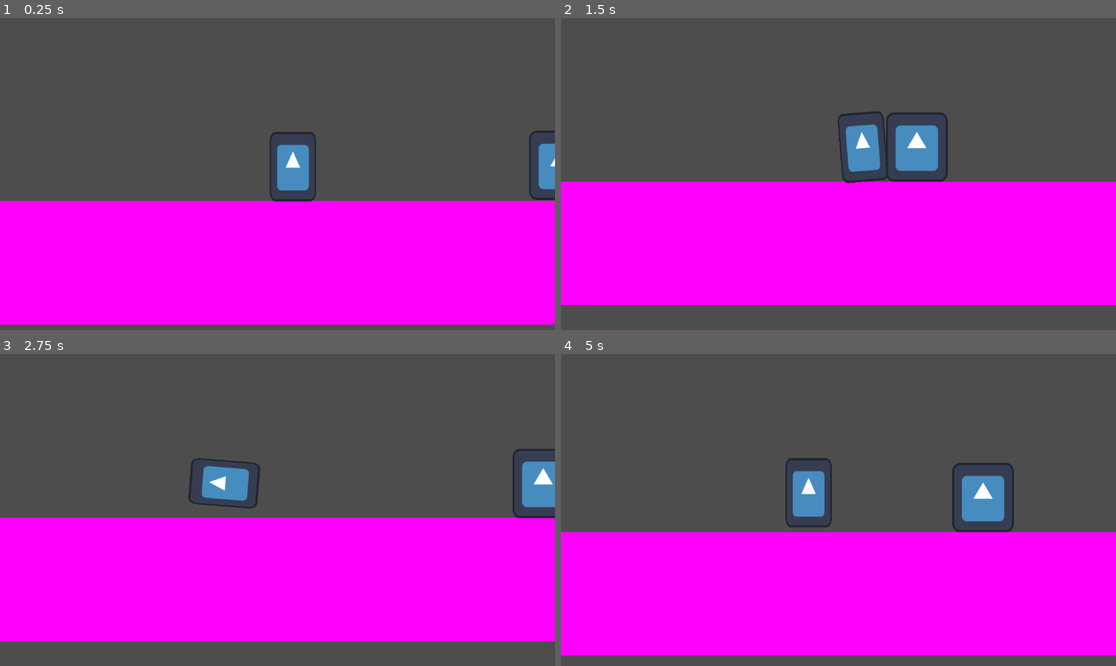
Above: before the commit, frames 1-4 (two rows, left to right).
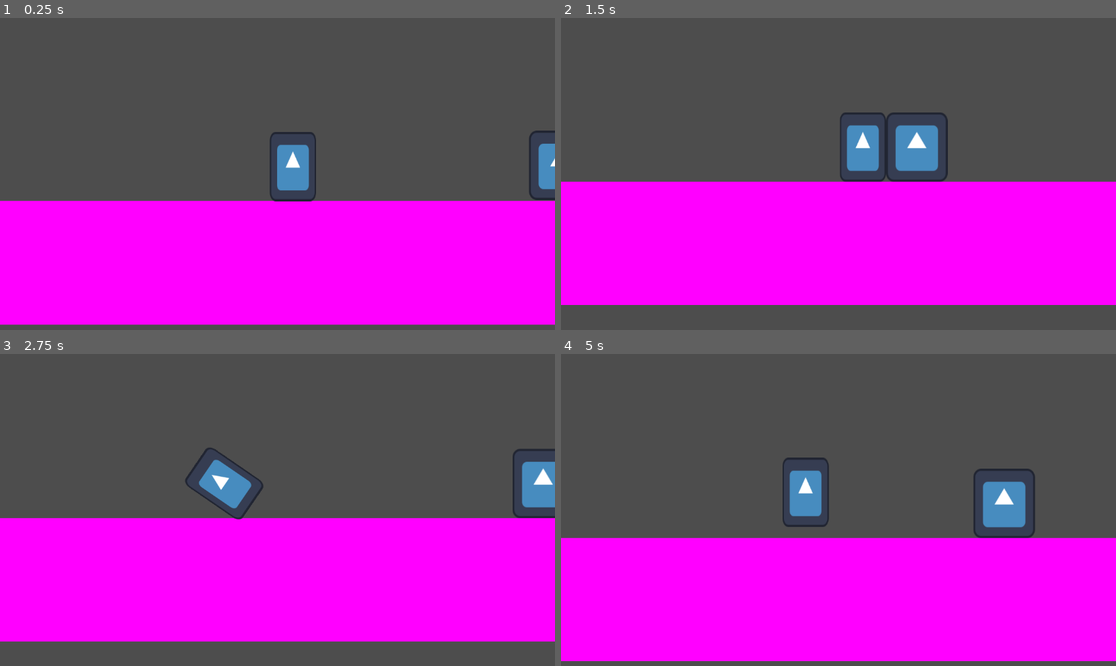
Above: after the commit, the same moments.

Repository: CodeScratcher/soulslike
Game: Godot game, scene res://Levels/test_scene.tscn
Two runs of this game, one before a commit and one after it. Both use one fixed random seed, a clock stepped at 60 frames per second and the inputs below. The engine's default icon, where the game draws it, is replaced by a stand-in: a white triangle on a blue panel in a dark square.
Inputs:
- Up to frame 1 (0.25 s): no input
- Up to frame 2 (1.5 s): hold Space (roll) 0.53-1.28 s; hold D (right) from 0.53 s (still down); tap W (jump) at 0.77 s; tap Space (roll) at 1.35 s
- Up to frame 3 (2.75 s): tap W (jump) at 1.52 s; release D (right) at 2.03 s; hold A (left) from 2.03 s (still down); hold Space (roll) from 2.03 s (still down)
- Up to frame 4 (5 s): release A (left) at 2.78 s; release Space (roll) at 2.78 s; hold D (right) 2.78-4.28 s; tap Space (roll) at 2.85, 4.35 s; tap W (jump) at 3.02, 3.77, 4.52 s; hold Space (roll) 3.53-4.28 s; hold A (left) from 4.28 s (still down)

The runs differ from the first frame. In frame 2, 0.3% of the frame differs, in the area x 49-59%, y 29-54%; in frame 3, 1.2%; in frame 4, 6.1%, in the area x 0-100%, y 33-99%.

Commit message:
Made roll quicker

Diff:
--- a/Objects/Player.tscn
+++ b/Objects/Player.tscn
@@ -61,6 +61,7 @@
 
 [node name="Sprite2D" type="Sprite2D" parent="."]
 position = Vector2(16, -28)
+rotation = 6.28319
 scale = Vector2(0.375, 0.5625)
 texture = ExtResource("2_oq334")
 
@@ -76,6 +77,7 @@
 libraries = {
 "": SubResource("AnimationLibrary_kr5nq")
 }
+speed_scale = 1.1
 
 [node name="Hurtbox" type="Area2D" parent="."]
 position = Vector2(0, -4)
